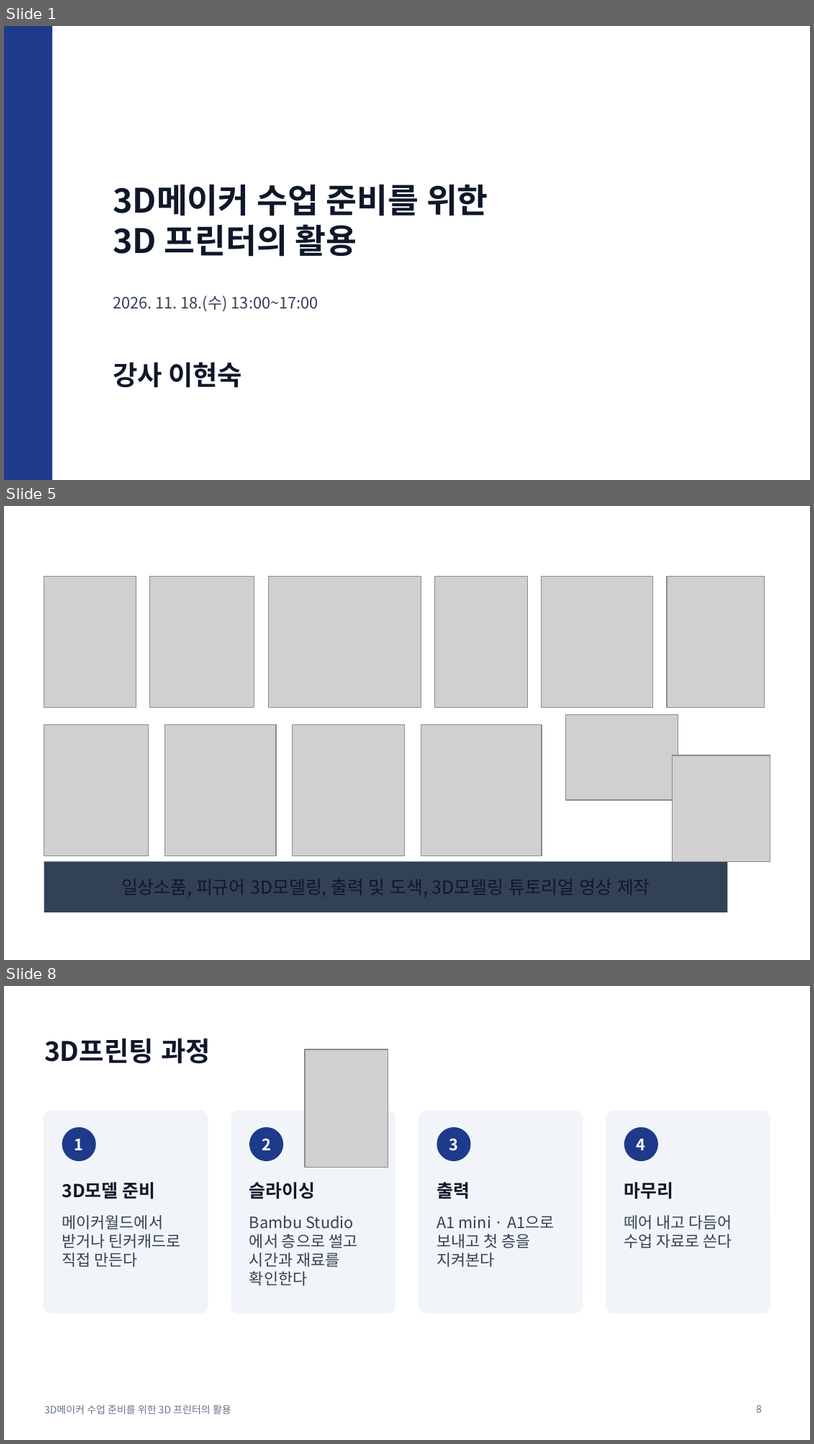
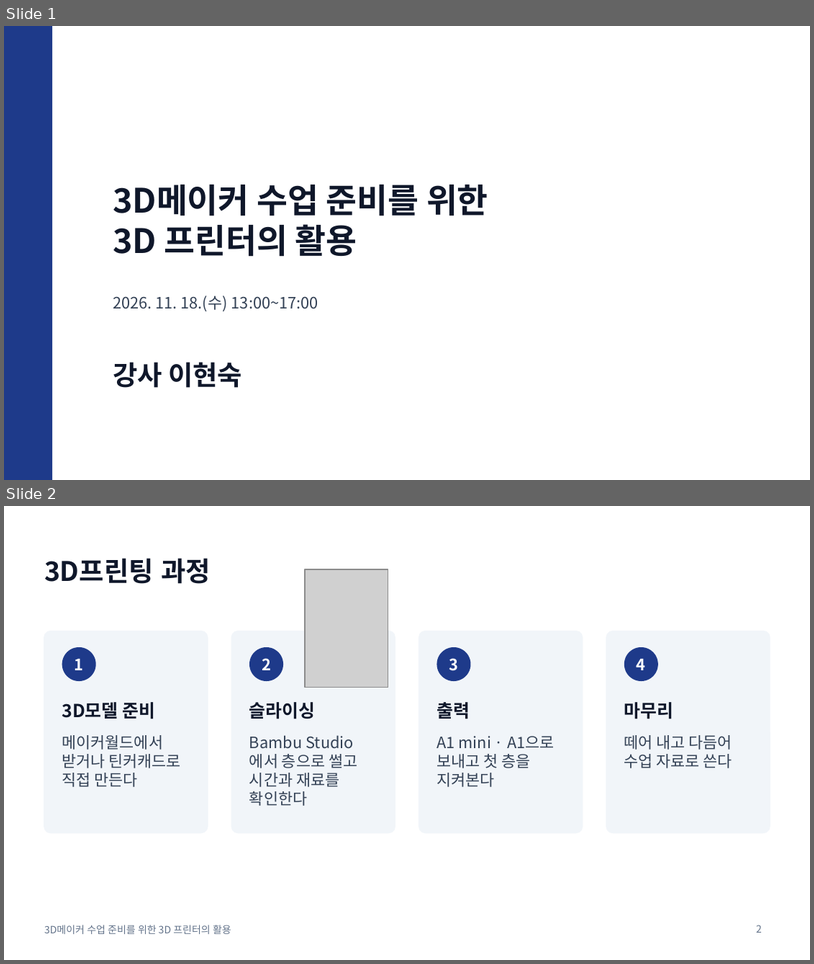
Before and after one commit to Suguri123/3D_swmirae20261118, a slide deck: dist/3D-printer-education.pptx. Shown one above the other, each under a label of ours: slides 1, 5 and 8 before the commit, slides 1 and 2 after it; the slides between them are not shown. The pictures are 814x1444 and 814x964 pixels, drawn with LibreOffice and Linux fonts; fonts in the diff are those of the drawing; grey boxes stand for pictures. Boxes give left, top, right and bottom in pixels: in the first picture for what was removed or moved away, otherwise in the second. Text is boxed around its words. In the diff, an @@ line names an element or a change of style, - is before the commit and + after.

```diff
--- a/dist/3D-printer-education.pptx
+++ b/dist/3D-printer-education.pptx
@@ slide 5 removed at (4,506,810,960), background #FFFFFF @@
@@ group removed at (44,576,770,912): 12 pictures, 1 rectangle @@
-일상소품, 피규어 3D모델링, 출력 및 도색, 3D모델링 튜토리얼 영상 제작
@@ what was slide 8 is now slide 2 @@
@@ page number at (756,924,762,932): text changed @@
-8
+2
```
Also in this commit, not shown: 5 other slides removed, 18 other files.
